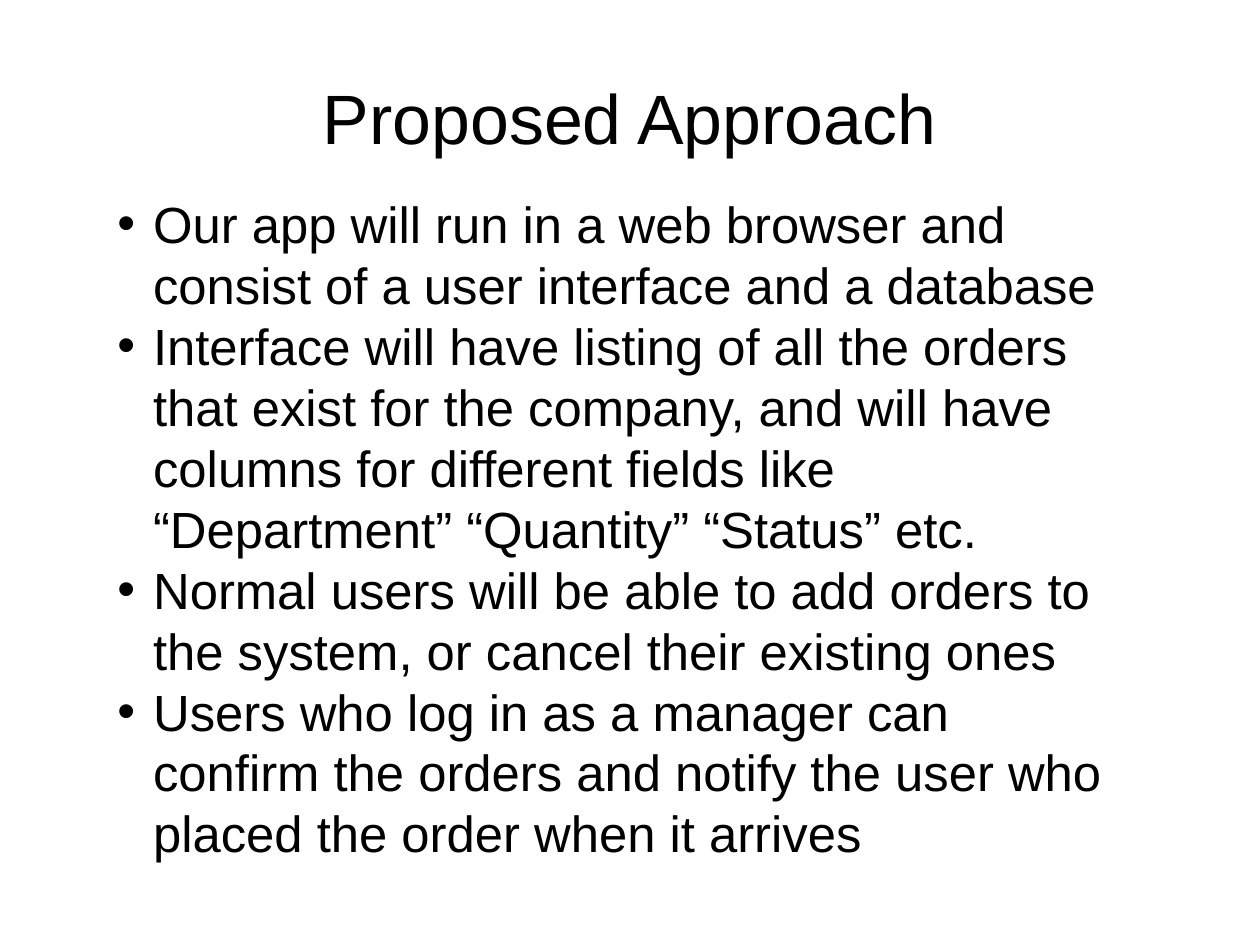
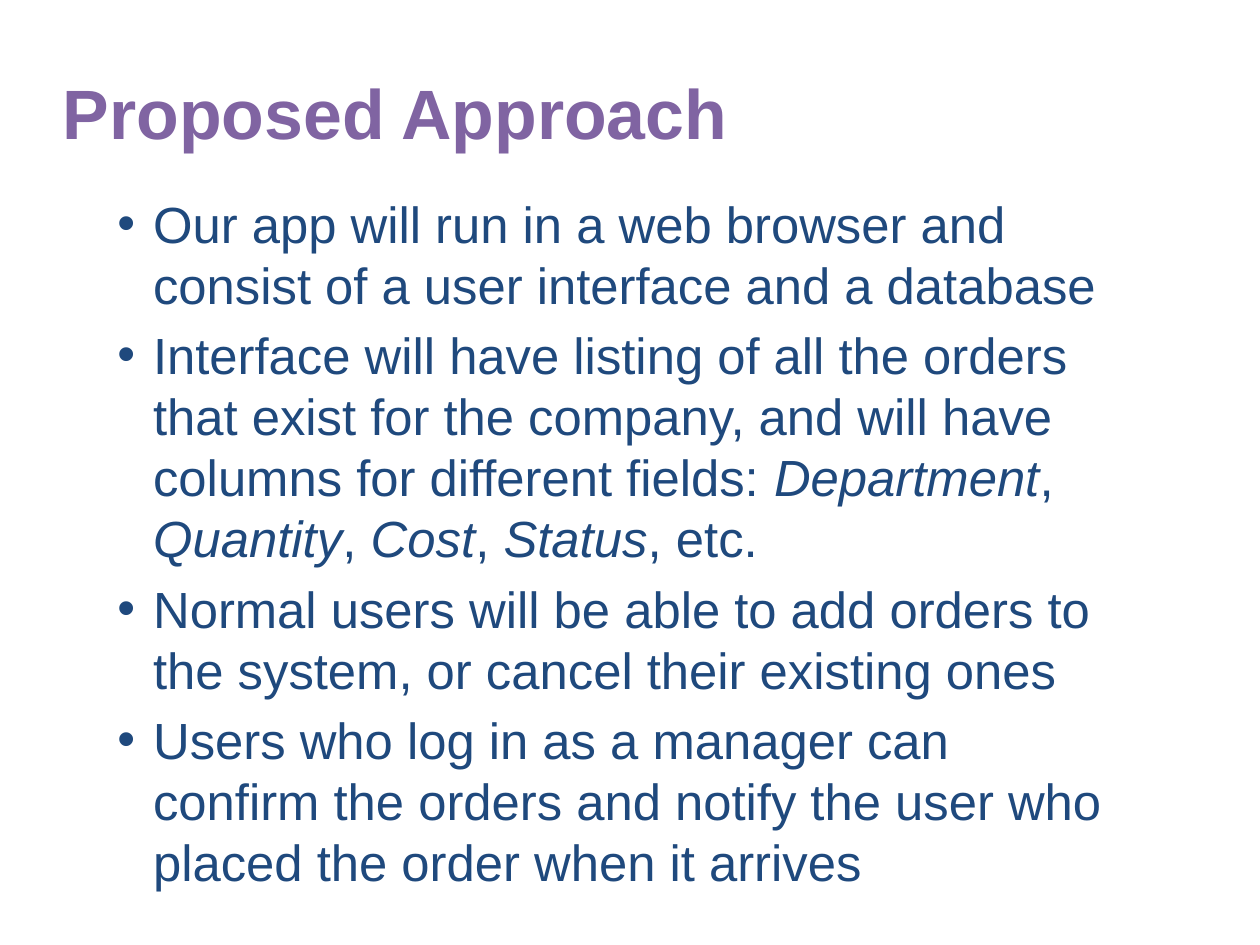
Before and after one commit to mkhalid578/orderProcessing, a slide deck: slide 5 of Project_Proposal.pptx (slide 6 before the commit). Drawn at 1260x945 pixels with LibreOffice and Linux fonts; fonts in the diff are those of the drawing. Boxes give left, top, right and bottom in pixels: in the first picture for what was removed or moved away, otherwise in the second. Text is boxed around its words. In the diff, an @@ line names an element or a change of style, - is before the commit and + after.

Commit message:
Re-worded introductory slides
and added colors to the rest of the slides

```diff
--- a/Project_Proposal.pptx
+++ b/Project_Proposal.pptx
@@ text "Proposed Approach" at (x1=63, y1=88, x2=728, y2=152): text colour #000000 to #8064A2, bold on; alignment centre to left; line spacing 1 to 0.9 @@
@@ text at (x1=153, y1=206, x2=1101, y2=892): text colour #000000 to #1F497D in "Our app will run in a web ...", "Normal users will be able to add ...", "Users who log in as a manager ..."; more space between paragraphs @@
@@ text at (x1=153, y1=337, x2=1067, y2=568): text changed; text colour #000000 to #1F497D @@
-• Interface will have listing of all the orders that exist for the company, and will have columns for different fields like “Department” “Quantity” “Status” etc.
+• Interface will have listing of all the orders that exist for the company, and will have columns for different fields: Department, Quantity, Cost, Status, etc.
```
Also in this commit, not shown: 5 other slides changed, 1 slide added, 2 slides removed.
